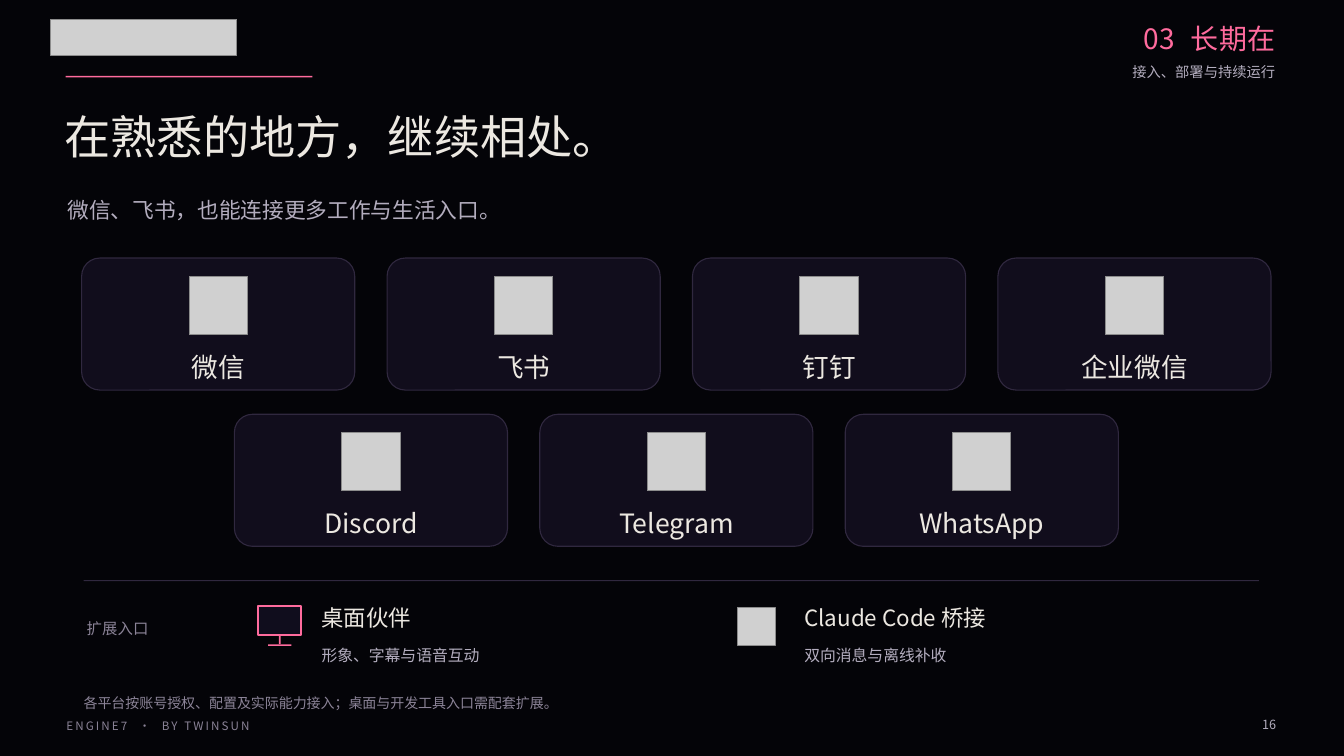
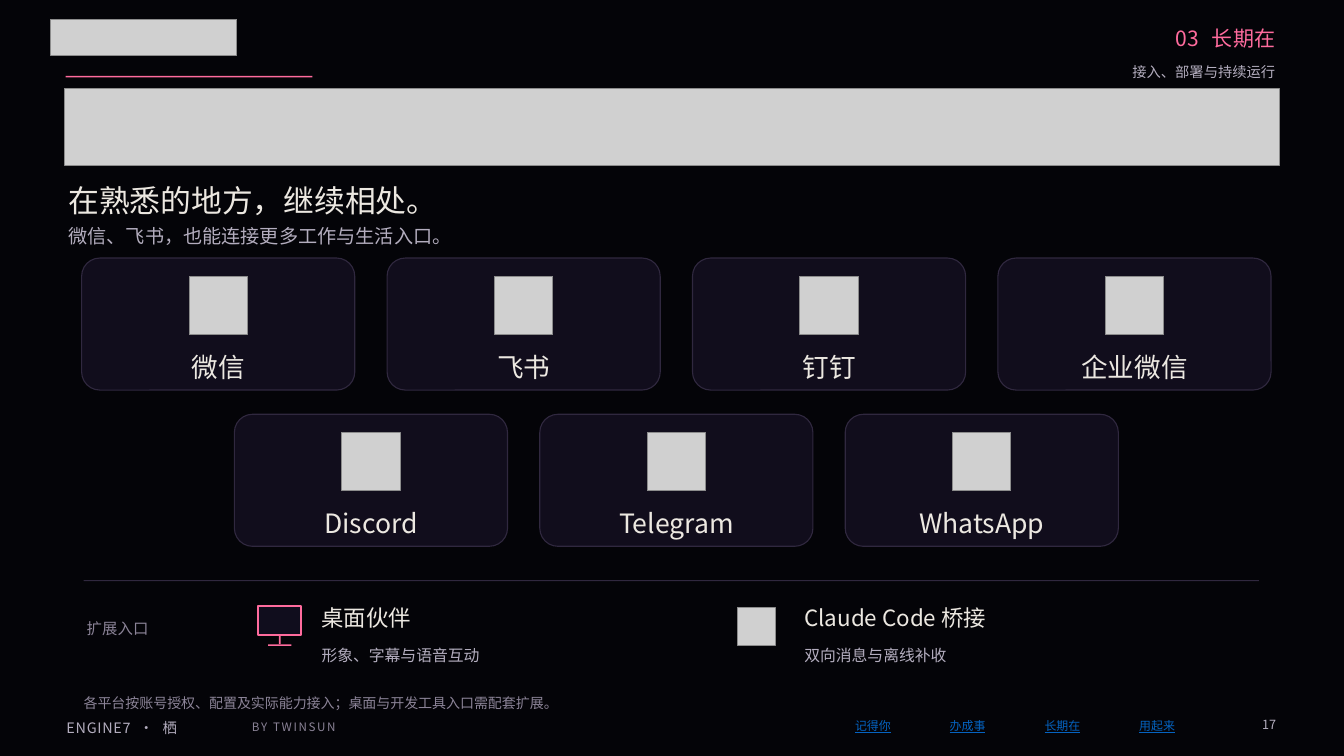
Before and after one commit to ruiyangruiyi/engine7-docs, a slide deck: slide 17 of materials/engine7-product-introduction.pptx (slide 16 before the commit). Drawn at 1344x756 pixels with LibreOffice and Linux fonts; fonts in the diff are those of the drawing; grey boxes stand for pictures; background and template pictures are left out. Boxes give left, top, right and bottom in pixels: in the first picture for what was removed or moved away, otherwise in the second. Text is boxed around its words. In the diff, an @@ line names an element or a change of style, - is before the commit and + after.

```diff
--- a/materials/engine7-product-introduction.pptx
+++ b/materials/engine7-product-introduction.pptx
@@ text "03 长期在" at bbox=[1175, 28, 1276, 48]: size 20 to 15 pt @@
@@ picture added at bbox=[65, 89, 1279, 165] @@
@@ text "在熟悉的地方，继续相处。": place and size @@
-text "在熟悉的地方，继续相处。" at bbox=[65, 115, 619, 159]
+text "在熟悉的地方，继续相处。" at bbox=[68, 186, 437, 215]
@@ text "在熟悉的地方，继续相处。" at bbox=[68, 186, 437, 215]: size 33 to 22 pt @@
@@ text "微信、飞书，也能连接更多工作与生活入口。": place and size @@
-text "微信、飞书，也能连接更多工作与生活入口。" at bbox=[68, 200, 501, 220]
+text "微信、飞书，也能连接更多工作与生活入口。" at bbox=[68, 227, 451, 245]
@@ text "微信、飞书，也能连接更多工作与生活入口。" at bbox=[68, 227, 451, 245]: size 15.5 to 13.7 pt @@
@@ text at bbox=[1262, 719, 1276, 729]: text changed @@
-16
+17
@@ text added at bbox=[66, 721, 177, 734], 10.3 pt, text #B3ADBE @@
+ENGINE7 · 栖
@@ text at bbox=[252, 722, 336, 731]: text changed @@
-ENGINE7 · BY TWINSUN
+BY TWINSUN
@@ text added at bbox=[855, 720, 891, 733], 8.5 pt, text #0563C1, underline @@
+记得你
@@ text added at bbox=[950, 720, 986, 733], 8.5 pt, text #0563C1, underline @@
+办成事
@@ text added at bbox=[1045, 720, 1081, 733], 8.5 pt, text #0563C1, underline @@
+长期在
@@ text added at bbox=[1139, 720, 1175, 733], 8.5 pt, text #0563C1, underline @@
+用起来
```
Also in this commit, not shown: 40 other slides changed, 3 slides added, 8 other files.
